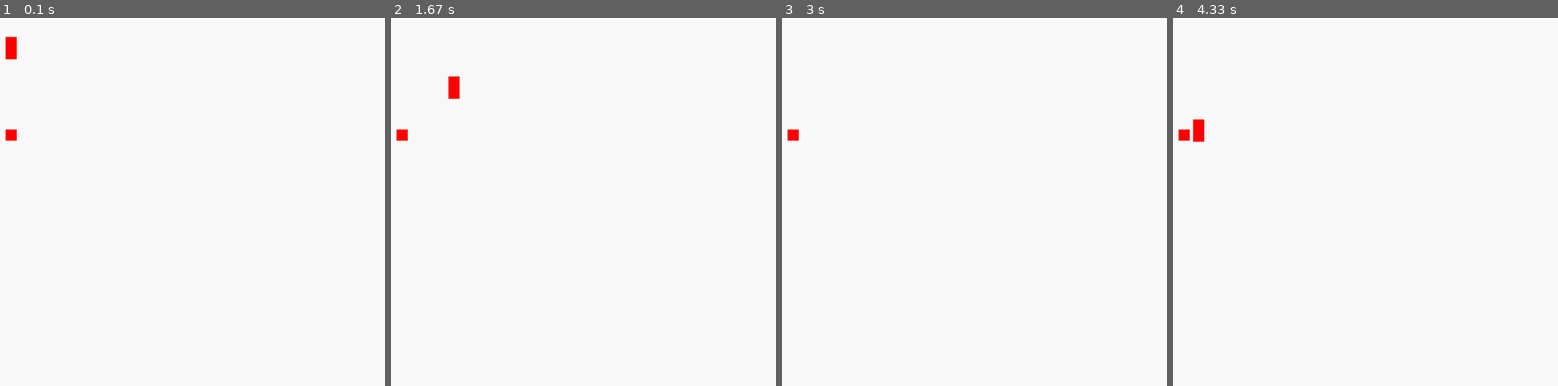
Above: before the commit, frames 1-4 (left to right).
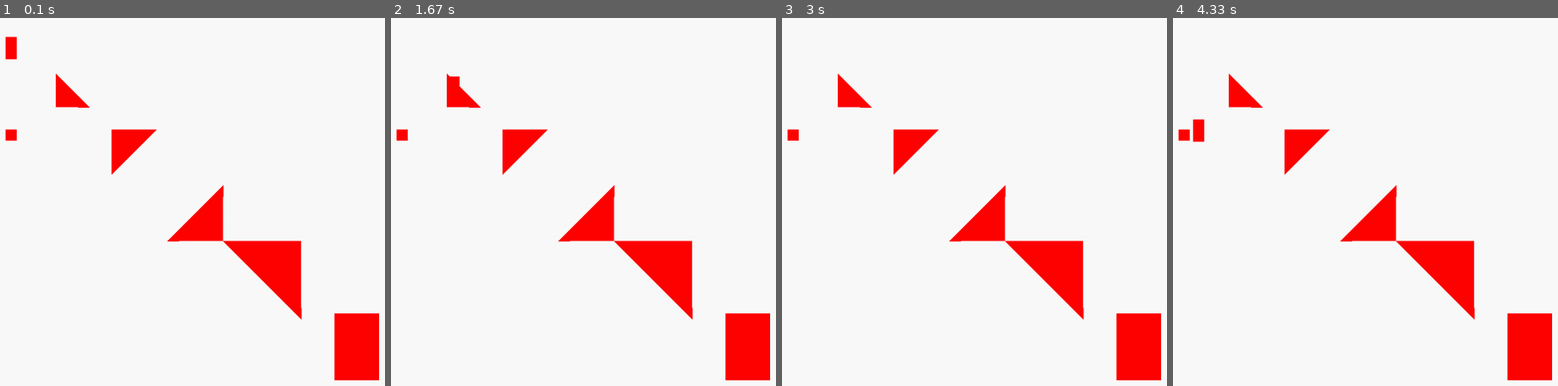
Above: after the commit, the same moments.

Repository: bouleaulama30/platformer_pygame
Game: pygame game, started from platformer_main.py
Two runs of this game, one before a commit and one after it. Both use one fixed random seed, a clock stepped at 60 frames per second and the inputs below.
Inputs:
- Up to frame 1 (0.1 s): no input
- Up to frame 2 (1.67 s): hold Right 0.33-0.8 s; hold Up 0.83-1.13 s; hold Right 1.17-1.63 s
- Up to frame 3 (3 s): hold Left 1.67-2.2 s; hold Left 2.23-2.63 s; hold Up from 2.67 s (still down)
- Up to frame 4 (4.33 s): release Up at 3.03 s; hold Right 3.07-3.7 s; hold Left 3.73-4.2 s; hold Right from 4.23 s (still down)

The runs differ from the first frame. In frame 1, 6.7% of the frame differs, in the area x 14-99%, y 15-99%; in frame 2, 6.6%; in frame 3, 6.7%; in frame 4, 6.7%.

Commit message:
added : gros triangles, gros blocs, debut fill

Diff:
--- a/platformer_main.py
+++ b/platformer_main.py
@@ -48,7 +48,32 @@
 
 
 	def dessine(self) :
-		pygame.draw.rect(display, (255,0,0), ((self.posx, self.posy), (self.w, self.h)))
+		if self.isTriangle :
+			x = self.posx
+			y = self.posy
+			cote = self.w
+			no = (x, y)
+			ne = (x+cote, y)
+			se = (x+cote, y+cote)
+			so = (x, y+cote)
+			if self.orientation == "SO" :
+				pygame.draw.polygon(display, (255,0,0), (no, so, se))
+
+			elif self.orientation == "NO" :
+				pygame.draw.polygon(display, (255,0,0), (no, so, ne))
+
+			elif self.orientation == "NE" :
+				pygame.draw.polygon(display, (255,0,0), (no, se, ne))
+
+			elif self.orientation == "SE" :
+				pygame.draw.polygon(display, (255,0,0), (so, se, ne))
+				#print()
+
+			else :
+				print ("erreur definition triangle")
+
+		else :
+			pygame.draw.rect(display, (255,0,0), ((self.posx, self.posy), (self.w, self.h)))
 
 
 
@@ -60,6 +85,76 @@
 player= Player(10,10,300) #initialisation du joueur
 block_test= Block(10,200,'n',False,'SE') #initialisation block test
 
+### Creation des blocs
+
+t_blocks = []
+
+def make_gros_bloc (x, y, nb_h, nb_w, type) :
+	# coin haut gauche, nb de bloc en hauteur, nb bloc en largeur, type
+	for i  in range (nb_h) :
+		for j in range (nb_w) :
+			x_b = x + j * len_bloc
+			y_b = y + i * len_bloc
+			t_blocks.append(Block(x_b, y_b, type, False, ""))
+
+def make_gros_triangle (x, y, len_cote, type, orientation) :
+	if orientation == "SO" :
+		for i in range (1, len_cote) :
+			for j in range (i) :
+				x_b = x + j * len_bloc
+				y_b = y + i * len_bloc
+				t_blocks.append(Block(x_b, y_b, type, False, ""))
+		for k in range (len_cote) :
+			x_b = x + k * len_bloc
+			y_b = y + k * len_bloc
+			t_blocks.append(Block(x_b, y_b, type, True, orientation))
+
+	elif orientation == "NO" :
+		for i in range (len_cote - 1) :
+			for j in range (len_cote - i - 1) :
+				x_b = x + j * len_bloc
+				y_b = y + i * len_bloc
+				t_blocks.append(Block(x_b, y_b, type, False, ""))
+		for k in range (len_cote) :
+			x_b = x + (len_cote - k - 1) * len_bloc
+			y_b = y + k * len_bloc
+			t_blocks.append(Block(x_b, y_b, type, True, orientation))
+
+	elif orientation == "NE" :
+		for i in range (len_cote - 1) :
+			for j in range (i + 1, len_cote) :
+				x_b = x + j * len_bloc
+				y_b = y + i * len_bloc
+				t_blocks.append(Block(x_b, y_b, type, False, ""))
+		for k in range (len_cote) :
+			x_b = x + k * len_bloc
+			y_b = y + k * len_bloc
+			t_blocks.append(Block(x_b, y_b, type, True, orientation))
+
+	elif orientation == "SE" :
+		for i in range (1, len_cote) :
+			for j in range (len_cote - i, len_cote) :
+				x_b = x + j * len_bloc
+				y_b = y + i * len_bloc
+				t_blocks.append(Block(x_b, y_b, type, False, ""))
+		for k in range (len_cote) :
+			x_b = x + (len_cote - k - 1)  * len_bloc
+			y_b = y + k * len_bloc
+			t_blocks.append(Block(x_b, y_b, type, True, orientation))
+
+	else :
+		print ("erreur creation gros bloc triangle")
+
+def fill () :
+	for b in t_blocks :
+		b.dessine()
+
+
+make_gros_bloc(600, 530, 6, 4, "n")
+make_gros_triangle(100, 100, 3, "n", "SO")
+make_gros_triangle(200, 200, 4, "n", "NO")
+make_gros_triangle(300, 300, 5, "n", "SE")
+make_gros_triangle(400, 400, 7, "n", "NE")
 
 jump_count=0 #initialisation compteur de frame pour faire condition sur le jump
 vel=800 #vitesse pour le jump arbitraire
@@ -122,10 +217,12 @@
 	# Ici se fera le dessin de la scène
 	block_test.dessine()
 	player.dessine()
+
+	#test fonction fill
+	fill()
+
 	#display.blit(player.image, (player.posx, player.posy))
 	#player= Player(player.posx,player.posy,50,50,player.dy) #maj du joueur
 	pygame.display.update() # Mise à jour de l'affichage
 
 pygame.quit() # important
-
-#Lyla a réussi son push
